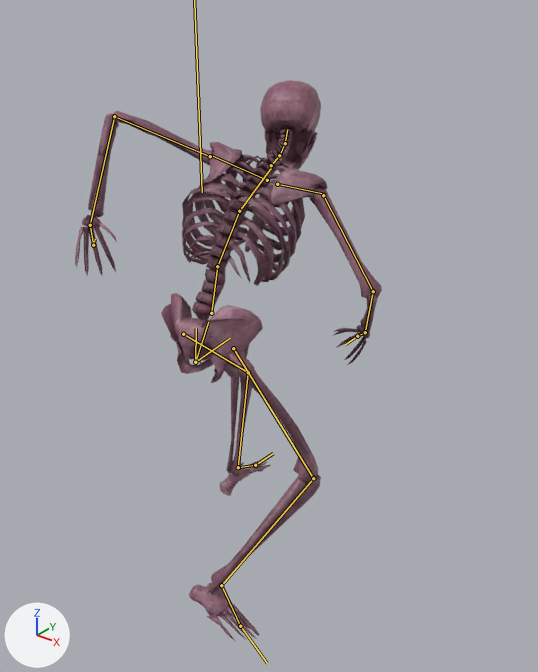
Before and after pictures for a commit that changed the glTF model 3D BaseFramework/Asset/Models/Character/Enemy/BoneAlpha/BoneAlpha.gltf.
Camera for both pictures: a 50 mm lens placed at (2.09, -2.17, 2.9), pointed at (0.16, 0.23, 1.41). The lights are fixed; the arrows at lower left show +X, +Y and +Z. Both versions are drawn at frame 10 of the action 'Attack'; the numbers are the values there. The bones that bend it are drawn over the model as lines.

In view in the first picture: 'SM_Skeleton_Base.001'.
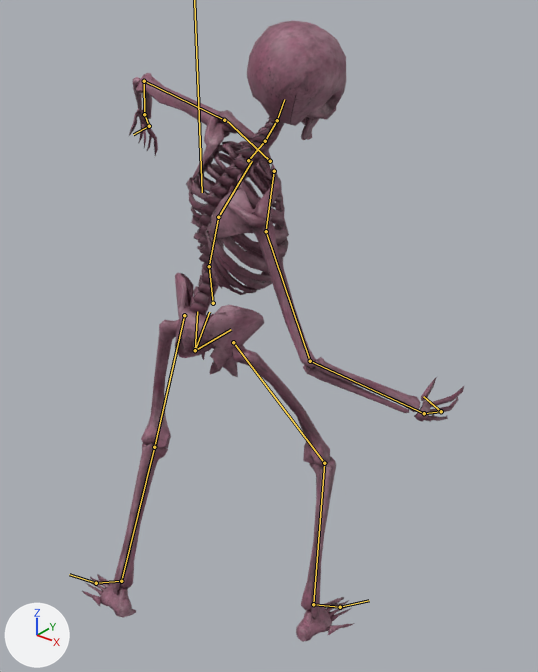
Where the change shows, as pixel boxes (x1, y1, x2, y2) in the pictures (538 x 672 px):
'SM_Skeleton_Base.001', posed (24% wider, 11% taller)
    before: (75, 80, 382, 641)
    after: (82, 20, 464, 642)
bone 'spine', root to tip
    before: (195, 362) to (208, 322)
    after: (195, 350) to (209, 312)
bone 'spine.001', root to tip
    before: (211, 313) to (217, 266)
    after: (213, 303) to (209, 266)
bone 'spine.002', root to tip
    before: (217, 266) to (239, 211)
    after: (209, 266) to (218, 217)
bone 'spine.003', root to tip
    before: (239, 211) to (271, 167)
    after: (218, 217) to (252, 161)
bone 'spine.004', root to tip
    before: (271, 165) to (279, 155)
    after: (248, 160) to (265, 141)
bone 'spine.005', root to tip
    before: (279, 155) to (285, 143)
    after: (265, 141) to (277, 120)
bone 'spine.006', root to tip
    before: (285, 143) to (287, 129)
    after: (277, 120) to (284, 99)
bone 'upper_arm.L', root to tip
    before: (210, 156) to (114, 116)
    after: (224, 120) to (144, 81)
bone 'forearm.L', root to tip
    before: (114, 116) to (90, 225)
    after: (144, 81) to (144, 114)
bone 'hand.L', root to tip
    before: (90, 225) to (93, 245)
    after: (144, 114) to (149, 126)
bone 'upper_arm.R', root to tip
    before: (323, 195) to (373, 291)
    after: (266, 231) to (310, 361)
bone 'forearm.R', root to tip
    before: (373, 291) to (365, 332)
    after: (310, 361) to (424, 413)
bone 'hand.R', root to tip
    before: (365, 332) to (357, 336)
    after: (424, 413) to (441, 411)
bone 'thigh.L', root to tip
    before: (183, 334) to (248, 372)
    after: (184, 315) to (154, 447)
bone 'shin.L', root to tip
    before: (248, 372) to (238, 467)
    after: (154, 447) to (121, 581)
bone 'foot.L', root to tip
    before: (238, 467) to (255, 465)
    after: (121, 581) to (96, 583)
bone 'thigh.R', root to tip
    before: (233, 348) to (313, 478)
    after: (233, 342) to (324, 463)
bone 'shin.R', root to tip
    before: (313, 478) to (221, 585)
    after: (324, 463) to (313, 604)
bone 'foot.R', root to tip
    before: (221, 585) to (240, 626)
    after: (313, 604) to (340, 607)

The change in detail:
Bone 'spine' (bone_spine) moves from (0.0, -0.168, 0.043) to (0.0, -0.113, 0.029).
Bone 'spine' (bone_spine) turns from (19, 2, -3) to (9, 3, 9) degrees about its own x, y and z.
Bone 'spine.001' (bone_spine_001) turns from (9, 5, 7) to (-8, -13, 6) degrees about its own x, y and z.
Bone 'spine.002' (bone_spine_002) turns from (13, 4, 2) to (-1, -10, 6) degrees about its own x, y and z.
Bone 'spine.003' (bone_spine_003) turns from (13, 4, 1) to (-1, -8, 9) degrees about its own x, y and z.
Bone 'spine.004' (bone_spine_004) turns from (2, -3, -6) to (-1, 5, -1) degrees about its own x, y and z.
Bone 'spine.005' (bone_spine_005) turns from (2, -2, -6) to (-1, 5, 0) degrees about its own x, y and z.
Bone 'spine.006' (bone_spine_006) turns from (2, -1, -7) to (-1, 4, 1) degrees about its own x, y and z.
Bone 'upper_arm.L' (bone_upper_arm_l) turns from (-45, 25, 6) to (-29, 36, 18) degrees about its own x, y and z.
Bone 'forearm.L' (bone_forearm_l) turns from (80, 14, -7) to (37, -1, -3) degrees about its own x, y and z.
Bone 'hand.L' (bone_hand_l) turns from (26, 16, -13) to (36, 18, 1) degrees about its own x, y and z.
Bone 'upper_arm.R' (bone_upper_arm_r) turns from (25, -1, -17) to (27, 44, -4) degrees about its own x, y and z.
Bone 'forearm.R' (bone_forearm_r) turns from (57, 0, 3) to (26, -27, 19) degrees about its own x, y and z.
Bone 'hand.R' (bone_hand_r) turns from (26, -15, 8) to (30, 14, 33) degrees about its own x, y and z.
Bone 'thigh.L' (bone_thigh_l) turns from (-72, -7, -5) to (-9, -37, 3) degrees about its own x, y and z.
Bone 'shin.L' (bone_shin_l) turns from (55, -2, -3) to (45, -19, -22) degrees about its own x, y and z.
Bone 'foot.L' (bone_foot_l) turns from (-8, 6, 23) to (-14, -19, 11) degrees about its own x, y and z.
Bone 'thigh.R' (bone_thigh_r) turns from (-48, 35, -14) to (-34, 15, 20) degrees about its own x, y and z.
Bone 'shin.R' (bone_shin_r) turns from (78, 4, 31) to (52, -1, 2) degrees about its own x, y and z.
Bone 'foot.R' (bone_foot_r) turns from (-16, 29, -14) to (-20, 5, -25) degrees about its own x, y and z.
